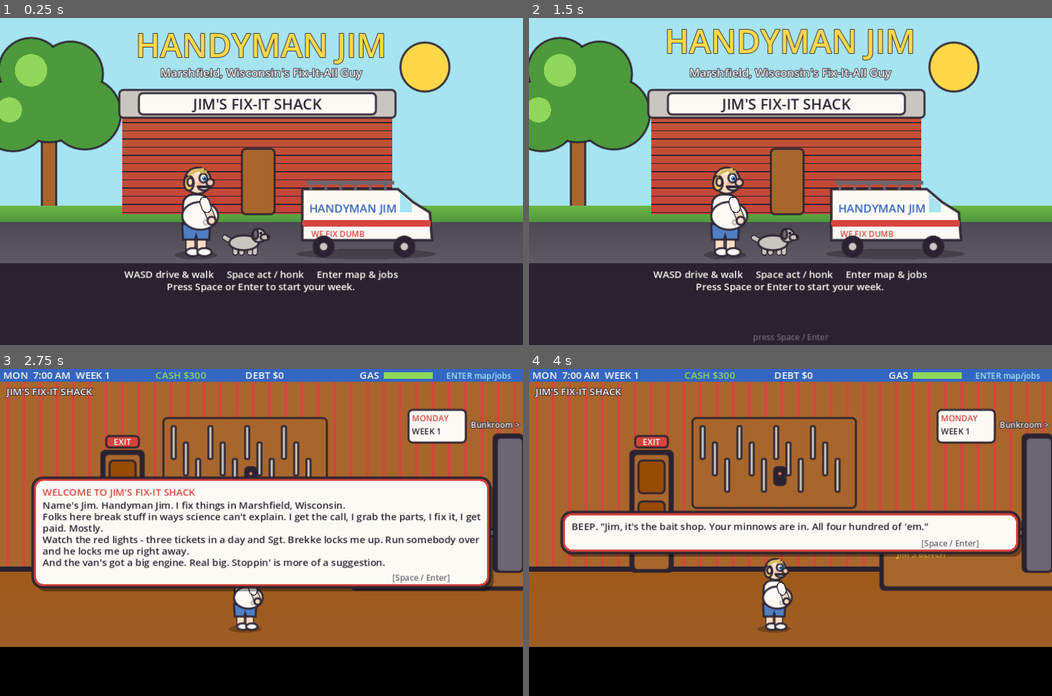
Above: before the commit, frames 1-4 (two rows, left to right).
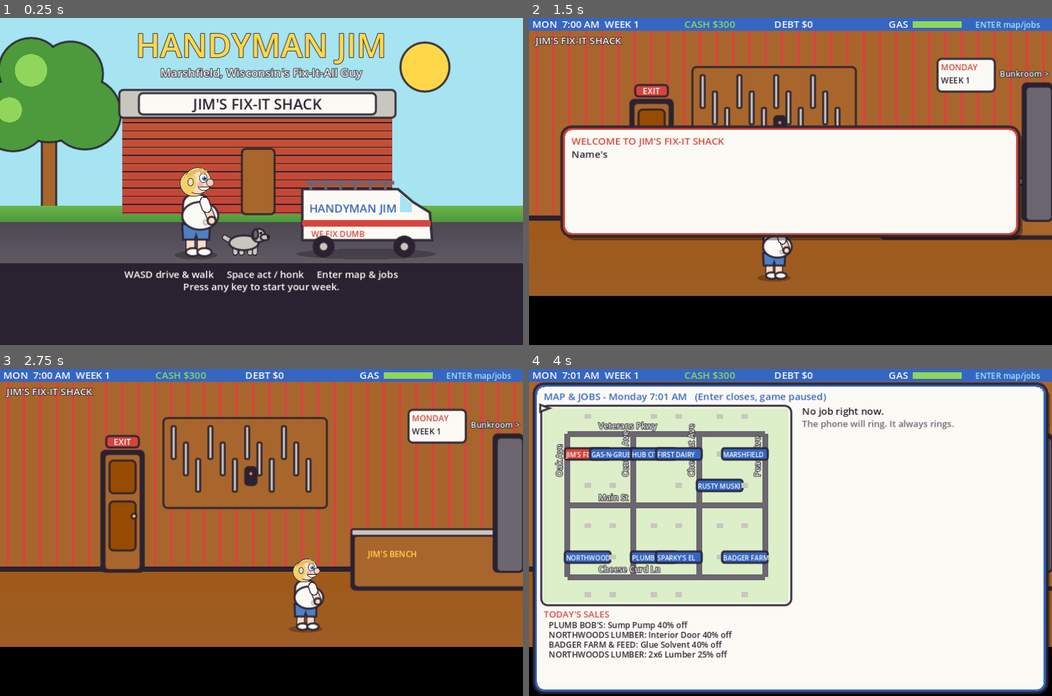
Above: after the commit, the same moments.

Repository: david-brandt-the-icelander/retro-games
Game: Godot game, scene res://main.tscn
Same seed, same stepped clock (60 frames per second), same inputs: the game is played once before the commit and once after it.
Inputs (mouse positions are in pixels of both pictures, inside the frame that each line leads up to):
- Up to frame 1 (0.25 s): no input
- Up to frame 2 (1.5 s): tap Enter (map) at 0.5 s; move the mouse to (905, 165) at 0.52 s; hold D (right) 0.53-1.28 s; tap Space (act) at 0.6 s; click (905, 165) at 0.67 s; tap Q at 0.8, 1.35 s; move the mouse to (685, 197) at 1.27 s; hold S (down) from 1.28 s (still down)
- Up to frame 3 (2.75 s): tap Space (act) at 1.55, 2.1 s; move the mouse to (313, 460) at 2.02 s; release S (down) at 2.03 s; hold D (right) from 2.03 s (still down); tap Q at 2.3 s
- Up to frame 4 (4 s): move the mouse to (764, 597) at 2.77 s; release D (right) at 2.78 s; hold W (up) 2.78-3.53 s; tap Q at 2.85, 3.8 s; click (764, 597) at 2.92 s; tap Space (act) at 3.05, 3.5 s; move the mouse to (947, 581) at 3.52 s; hold A (left) from 3.53 s (still down); tap Keypad Enter at 3.6 s

The runs differ from the first frame. In frame 1, 0.8% of the frame differs, in the area x 32-68%, y 45-84%; in frame 2, 97%, in the area x 0-100%, y 0-100%; in frame 3, 32%; in frame 4, 89%.

Commit message:
Handyman Jim: any key starts the week; Jim's voice, face and hair
- Any key starts the week on the title screen (and on the web page's
  start card). The key that starts it doesn't also act in the game.
- Jim's voice is a light, high man's voice (pitch 1.12, from 0.62).
- His face lines are thin and scale with him: head, ears, eyes, nose and
  grin no longer look heavily inked.
- Much more blond hair: a thick fringe round the back and sides, past
  his ears, and a four-strand comb-over, with the shiny bald crown
  still showing.
- Flow test: any key (Q, bound to nothing) starts the week; Jim's pitch
  check follows his new voice (35 checks).

Co-Authored-By: Claude Opus 5.5 <noreply@anthropic.com>
Claude-Session: https://claude.ai/code/session_015ZiMTKvVLLTTSvnC5V5VcZ

Diff:
--- a/games/handyman-jim/scripts/art.gd
+++ b/games/handyman-jim/scripts/art.gd
@@ -69,15 +69,18 @@
 		pts.append(c + Vector2(cos(a) * rx, sin(a) * ry))
 	return pts
 
-static func ellipse(ci: CanvasItem, c: Vector2, rx: float, ry: float, fill: Color, line: bool = true) -> void:
+static func ellipse(ci: CanvasItem, c: Vector2, rx: float, ry: float, fill: Color, line: bool = true, w: float = OUT) -> void:
 	var pts := ellipse_points(c, rx, ry, clampi(int(maxf(rx, ry) * 1.5), 12, 40))
 	ci.draw_colored_polygon(pts, fill)
 	if line:
-		outline(ci, pts, OUT, Color(INK, INK.a * fill.a))
+		outline(ci, pts, w, Color(INK, INK.a * fill.a))
 
 ## Drop-in for draw_circle with an outline.
 static func circ(ci: CanvasItem, c: Vector2, r: float, fill: Color) -> void:
 	ellipse(ci, c, r, r, fill, r >= 2.5)
+
+static func circ_w(ci: CanvasItem, c: Vector2, r: float, fill: Color, w: float) -> void:
+	ellipse(ci, c, r, r, fill, true, w)
 
 ## A thick limb: ink line under a coloured line, both with round ends.
 static func limb(ci: CanvasItem, a: Vector2, b: Vector2, w: float, col: Color) -> void:
@@ -198,33 +201,38 @@
 	limb(ci, Vector2(x + f * 5 * s, y - 33 * s), hand, 3.6 * s, JIM_SKIN)
 	limb(ci, Vector2(x + f * 5 * s, y - 33 * s), Vector2(x + f * 6.5 * s, y - 28.5 * s), 4.4 * s, Pal.WHITE)
 	circ(ci, hand + Vector2(0, 1 * s), 2.5 * s, JIM_SKIN)
-	# head: big, round and bald on top
+	# head: big and round, a shiny bald patch on top, lots of blond hair round it.
+	# Face lines are thin and scale with Jim, so his face never looks heavily inked.
+	var fw := clampf(0.16 * s, 0.35, 0.9)      # face line width
 	var hc := Vector2(x + f * 1 * s, y - 45.5 * s)
-	circ(ci, hc, 8 * s, JIM_SKIN)
-	ci.draw_colored_polygon(ellipse_points(hc + Vector2(-f * 1.5 * s, -5.2 * s), 3.2 * s, 1.5 * s), Color(1, 1, 1, 0.55))  # shiny scalp
-	# blond fringe round the back and sides, plus a hopeful three-hair comb-over
-	ellipse(ci, hc + Vector2(-f * 5.4 * s, 1.5 * s), 3 * s, 4.6 * s, BLOND)
-	for k in 3:
-		var a := hc + Vector2(-f * (5.5 - k) * s, (-3.5 - k * 1.2) * s)
-		var b := hc + Vector2(f * (1.5 + k) * s, (-6.6 - k * 0.3) * s)
-		ci.draw_line(a, b, BLOND.darkened(0.1), 0.6 * s, true)
-	ellipse(ci, hc + Vector2(-f * 4.6 * s, 0.8 * s), 1.8 * s, 2.5 * s, JIM_SKIN)   # ear
-	# blue eye with a highlight, blond eyebrow
-	ellipse(ci, hc + Vector2(f * 3.4 * s, -1.6 * s), 2.4 * s, 2.8 * s, Pal.WHITE)
+	# thick blond hair behind the head: shows round the back and sides
+	ellipse(ci, hc + Vector2(-f * 2.4 * s, 1.6 * s), 8.4 * s, 8.0 * s, BLOND, true, fw)
+	circ_w(ci, hc, 8 * s, JIM_SKIN, fw)
+	ci.draw_colored_polygon(ellipse_points(hc + Vector2(f * 0.6 * s, -5.6 * s), 3.0 * s, 1.4 * s), Color(1, 1, 1, 0.6))  # shiny bald patch
+	# a full fringe over the back of the head down past the ear
+	ellipse(ci, hc + Vector2(-f * 4.6 * s, 1.0 * s), 3.8 * s, 6.2 * s, BLOND, false)
+	# a generous comb-over swept across the top, stopping short of the shiny patch
+	for k in 4:
+		var a := hc + Vector2(-f * (6.2 - k * 0.6) * s, (-2.6 - k * 1.0) * s)
+		var b := hc + Vector2(f * (0.8 + k * 0.7) * s, (-6.2 - k * 0.3) * s)
+		ci.draw_line(a, b, BLOND.darkened(0.08), 0.55 * s, true)
+	ellipse(ci, hc + Vector2(-f * 4.4 * s, 0.9 * s), 1.7 * s, 2.4 * s, JIM_SKIN, true, fw)   # ear
+	# blue eye with a highlight, bushy blond eyebrow
+	ellipse(ci, hc + Vector2(f * 3.4 * s, -1.6 * s), 2.4 * s, 2.8 * s, Pal.WHITE, true, fw)
 	ci.draw_circle(hc + Vector2(f * 4.0 * s, -1.3 * s), 1.4 * s, Color("3b8fe0"))
 	ci.draw_circle(hc + Vector2(f * 4.2 * s, -1.2 * s), 0.7 * s, Pal.BLACK)
 	ci.draw_circle(hc + Vector2(f * 3.6 * s, -1.9 * s), 0.4 * s, Pal.WHITE)
-	ci.draw_line(hc + Vector2(f * 1.6 * s, -5.2 * s), hc + Vector2(f * 5.2 * s, -5.6 * s), BLOND.darkened(0.15), 1.1 * s, true)
+	ci.draw_line(hc + Vector2(f * 1.5 * s, -5.0 * s), hc + Vector2(f * 5.3 * s, -5.5 * s), BLOND.darkened(0.12), 1.3 * s, true)
 	# rosy cheek, round nose and a big clean-shaven toothy grin
 	ci.draw_circle(hc + Vector2(f * 1.5 * s, 2.5 * s), 1.9 * s, Color(1, 0.45, 0.45, 0.35))
-	circ(ci, hc + Vector2(f * 7.6 * s, 1.2 * s), 2.3 * s, JIM_SKIN.darkened(0.05))
+	circ_w(ci, hc + Vector2(f * 7.6 * s, 1.2 * s), 2.3 * s, JIM_SKIN.darkened(0.05), fw)
 	var grin := PackedVector2Array()
 	for k in 9:
 		var ang := 0.15 + (PI - 0.3) * k / 8.0
 		grin.append(hc + Vector2(f * 3.8 * s, 3.4 * s) + Vector2(cos(ang) * 3.6 * s, sin(ang) * 2.6 * s))
 	ci.draw_colored_polygon(grin, Pal.WHITE)
-	outline(ci, grin, 0.8 * s)
-	ci.draw_line(grin[0], grin[8], Pal.BLACK, 0.8 * s, true)
+	outline(ci, grin, fw)
+	ci.draw_line(grin[0], grin[8], Pal.BLACK, fw, true)
 
 ## Top-down vehicle centred on pos, pointing along angle (0 = +x).
 static func vehicle_top(ci: CanvasItem, pos: Vector2, angle: float, body: Color,
--- a/games/handyman-jim/scripts/cutscene.gd
+++ b/games/handyman-jim/scripts/cutscene.gd
@@ -25,12 +25,24 @@
 	t += dt
 	queue_redraw()
 	if t > 1.2 and not Game.modal and (Input.is_action_just_pressed("act") or Input.is_action_just_pressed("map")):
-		visible = false
-		Game.block_frame = Engine.get_process_frames()
-		var cb := on_done
-		on_done = Callable()
-		if cb.is_valid():
-			cb.call()
+		_finish()
+
+## The title screen starts the week on any key at all.
+func _input(event: InputEvent) -> void:
+	if visible and scene == "title" and t > 1.2 and not Game.modal \
+			and event is InputEventKey and event.pressed and not event.echo:
+		get_viewport().set_input_as_handled()
+		_finish()
+
+func _finish() -> void:
+	if not visible:
+		return
+	visible = false
+	Game.block_frame = Engine.get_process_frames()
+	var cb := on_done
+	on_done = Callable()
+	if cb.is_valid():
+		cb.call()
 
 func _draw() -> void:
 	if not Art.try_png(self, "cut_" + scene, Rect2(0, 0, 640, 300)):
@@ -50,7 +62,7 @@
 		Art.text(self, Vector2(0, y), l, Pal.WHITE, 12, HORIZONTAL_ALIGNMENT_CENTER, 640)
 		y += 15
 	if t > 1.2 and int(t * 2) % 2 == 0:
-		Art.text(self, Vector2(0, 394), "press Space / Enter", Pal.DGRAY, 10, HORIZONTAL_ALIGNMENT_CENTER, 640)
+		Art.text(self, Vector2(0, 394), "press any key" if scene == "title" else "press Space / Enter", Pal.DGRAY, 10, HORIZONTAL_ALIGNMENT_CENTER, 640)
 
 func _sky(c: Color = Pal.LCYAN) -> void:
 	Art.shape(self, Rect2(0, 0, 640, 300), c)
--- a/games/handyman-jim/scripts/main.gd
+++ b/games/handyman-jim/scripts/main.gd
@@ -45,7 +45,7 @@
 func _title() -> void:
 	mode = "cut"
 	cut.play("title", ["WASD drive & walk     Space act / honk     Enter map & jobs",
-		"Press Space or Enter to start your week."], func():
+		"Press any key to start your week."], func():
 			Game.new_game()
 			dialog.message([
 				"Name's Jim. Handyman Jim. I fix things in Marshfield, Wisconsin.",
--- a/games/handyman-jim/scripts/sfx.gd
+++ b/games/handyman-jim/scripts/sfx.gd
@@ -78,13 +78,13 @@
 ## The voice for lines nobody in particular says: narration, work orders, results.
 const NARRATOR := "Narrator"
 
-## Each speaker gets a fixed pitch from their name; Jim is low and cheerful.
+## Each speaker gets a fixed pitch from their name; Jim is a light, high man's voice.
 func voice_pitch(speaker: String) -> float:
 	var k := speaker.to_upper()
 	if k == "NARRATOR":
 		return 0.74
 	if k == "JIM" or k.begins_with("JIM "):
-		return 0.62                                        # Jim: the lowest voice in town
+		return 1.12                                        # Jim: a man's voice on the high side
 	var h := absi(k.hash())
 	return 0.7 + float(h % 1000) / 1000.0 * 0.32     # everyone else: 0.70 - 1.02
 
--- a/games/handyman-jim/tests/flow.gd
+++ b/games/handyman-jim/tests/flow.gd
@@ -36,6 +36,20 @@
 	m = load("res://main.tscn").instantiate()
 	add_child(m)
 	await wait(5)
+	# any key starts the week: Q is bound to nothing
+	await get_tree().create_timer(1.3).timeout
+	var q := InputEventKey.new()
+	q.physical_keycode = KEY_Q
+	q.keycode = KEY_Q
+	q.pressed = true
+	Input.parse_input_event(q)
+	await wait(3)
+	var q_up := InputEventKey.new()
+	q_up.physical_keycode = KEY_Q
+	q_up.keycode = KEY_Q
+	Input.parse_input_event(q_up)
+	await wait(3)
+	check(m.mode == "room" and not m.cut.visible, "any key starts the week (here: Q)")
 	await settle()
 	check(m.mode == "room" and Game.day == 0, "game starts Monday in the shop")
 	# phone call -> job
@@ -165,7 +179,7 @@
 	# sounds are generated, and speakers sound different
 	check(Sfx._ring.data.size() > 100000 and Sfx.VOICE.get_length() > 40.0 and Sfx.PHRASES.size() > 20, "ring generated and the mumble recording loaded")
 	check(Sfx.speaker_of("Gus: \"Ope.\"") == "Gus" and Sfx.speaker_of("*BRRRING*") == "", "speaker detection")
-	check(absf(Sfx.voice_pitch("Gus") - Sfx.voice_pitch("Brenda Kowalski")) > 0.01 and Sfx.voice_pitch("JIM") < Sfx.voice_pitch("Gus") and Sfx.voice_pitch("JIM") < 0.85, "each speaker has their own pitch, Jim lowest")
+	check(absf(Sfx.voice_pitch("Gus") - Sfx.voice_pitch("Brenda Kowalski")) > 0.01 and Sfx.voice_pitch("JIM") > 1.0 and Sfx.voice_pitch("JIM") < 1.25, "each speaker has their own pitch; Jim's is a high man's voice")
 	# a speaker talks in continuous phrases and stops when told to
 	Sfx.talk("Gus")
 	var first_talker: String = Sfx._talker
